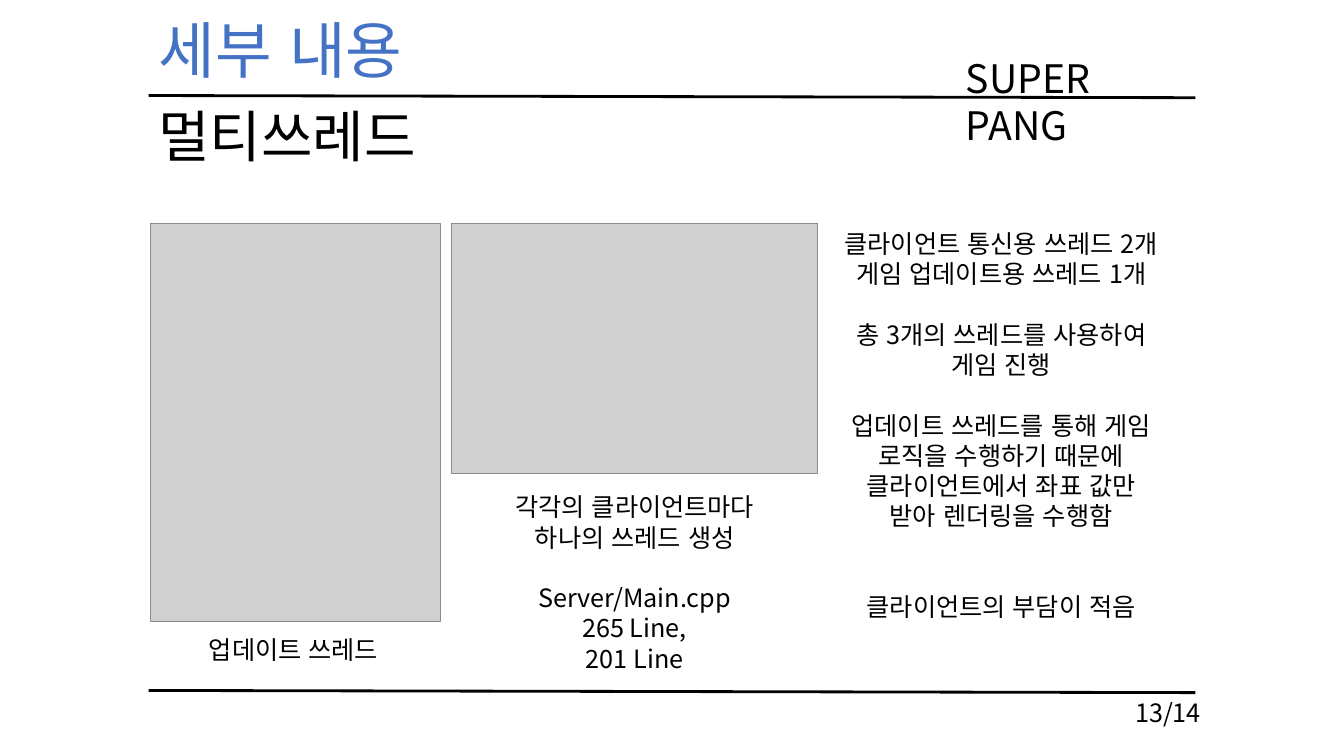
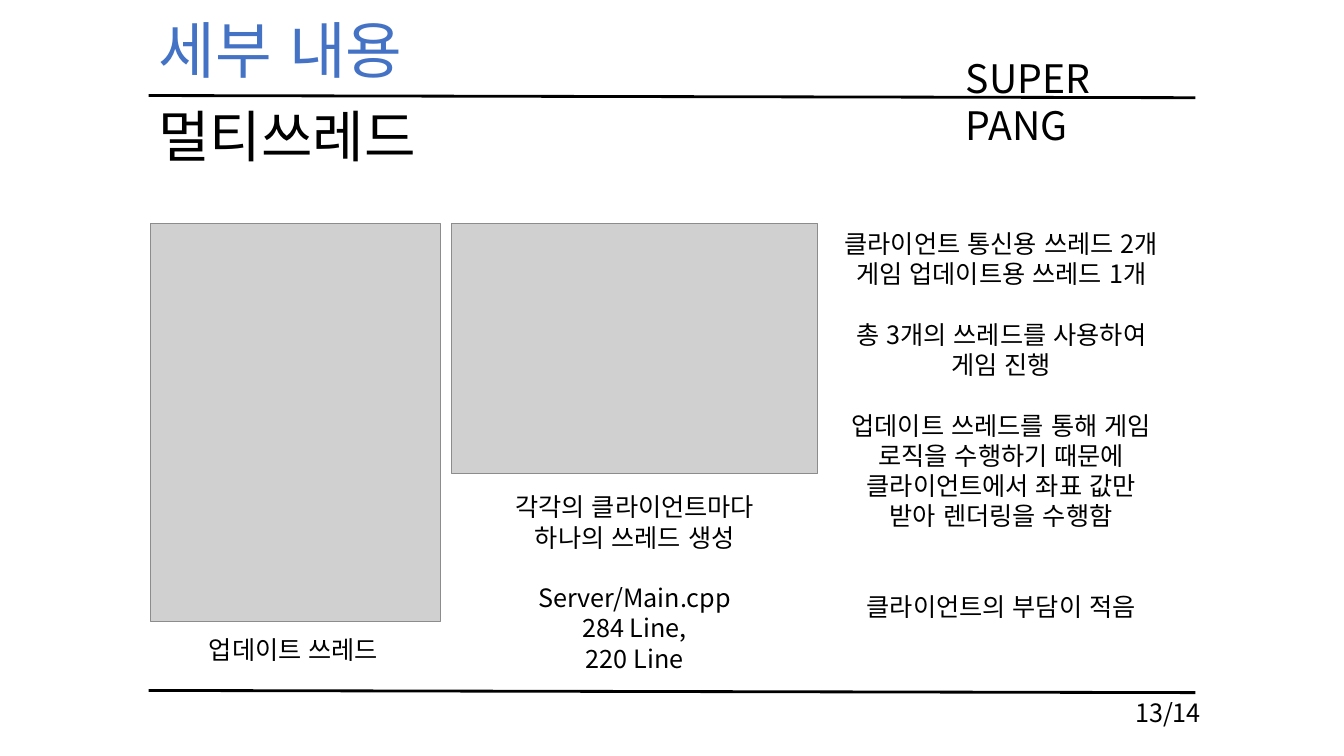
Before and after one commit to KimHaYoon/NetworkGamePrograming, a slide deck: slide 14 of 네트워크 게임 프로그래밍 레포트.pptx (slide 13 before the commit). Drawn at 1344x756 pixels with LibreOffice and Linux fonts; fonts in the diff are those of the drawing; grey boxes stand for pictures. Boxes give left, top, right and bottom in pixels: in the first picture for what was removed or moved away, otherwise in the second. Text is boxed around its words. In the diff, an @@ line names an element or a change of style, - is before the commit and + after.

```diff
--- a/네트워크 게임 프로그래밍 레포트.pptx
+++ b/네트워크 게임 프로그래밍 레포트.pptx
@@ text at box(582, 617, 687, 669): text changed @@
-265 Line,
-201 Line
+284 Line,
+220 Line
```
Also in this commit, not shown: 7 other slides changed, 1 slide added.
